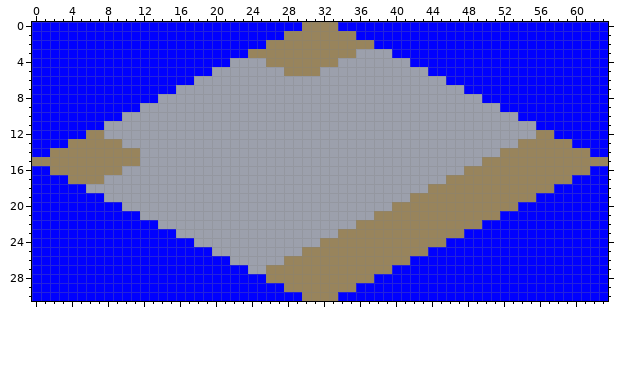
Two versions of one pixel-art sprite, src/sprites/1336.png. That is the earlier state.
The file is 64x31 pixels.
And afterwards:
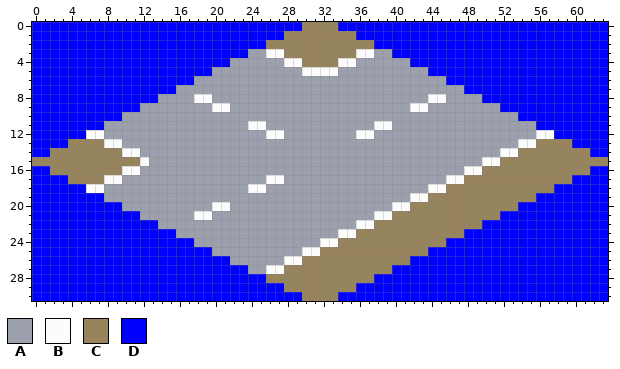
Palette (. is transparent): A #9ca0ac  B #fcfcfc  C #98845c  D #0000ff
The edit:
y 3: x 24..27 CCCC -> AABB; x 36..37 AA -> BB
y 4: x 26..29 CCCC -> AABB; x 34..35 AA -> BB
y 5: x 28..33 CCCCAA -> AABBBB
y 8: x 18..19 AA -> BB; x 44..45 AA -> BB
y 9: x 20..21 AA -> BB; x 42..43 AA -> BB
y 11: x 24..25 AA -> BB; x 38..39 AA -> BB
y 12: x 6..7 CC -> BB; x 26..27 AA -> BB; x 36..37 AA -> BB; x 56..57 CC -> BB
y 13: x 8..9 CC -> BB; x 54..55 CC -> BB
y 14: x 10..11 CC -> BB; x 52..53 CC -> BB
y 15: x 12 A -> B; x 50..51 CC -> BB
y 16: x 10..11 AA -> BB; x 48..49 CC -> BB
y 17: x 8..9 AA -> BB; x 26..27 AA -> BB; x 46..47 CC -> BB
y 18: x 6..7 AA -> BB; x 24..25 AA -> BB; x 44..45 CC -> BB
y 19: x 42..43 CC -> BB
y 20: x 20..21 AA -> BB; x 40..41 CC -> BB
y 21: x 18..19 AA -> BB; x 38..39 CC -> BB
y 22: x 36..37 CC -> BB
y 23: x 34..35 CC -> BB
y 24: x 32..33 CC -> BB
y 25: x 30..31 CC -> BB
y 26: x 28..29 CC -> BB
y 27: x 26..27 CC -> BB
Changed places in both pictures, as pixel boxes (x1, y1, x2, y2):
changed: (248, 49, 374, 76)
changed: (194, 94, 554, 274)
changed: (86, 130, 149, 193)
